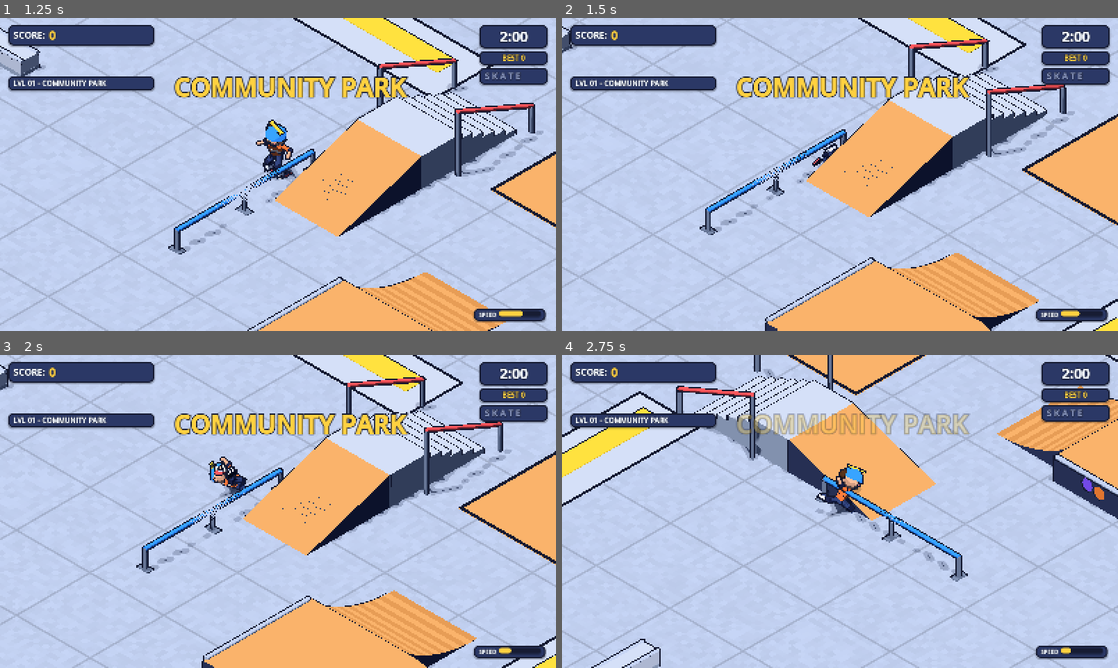
Above: before the commit, frames 1-4 (two rows, left to right).
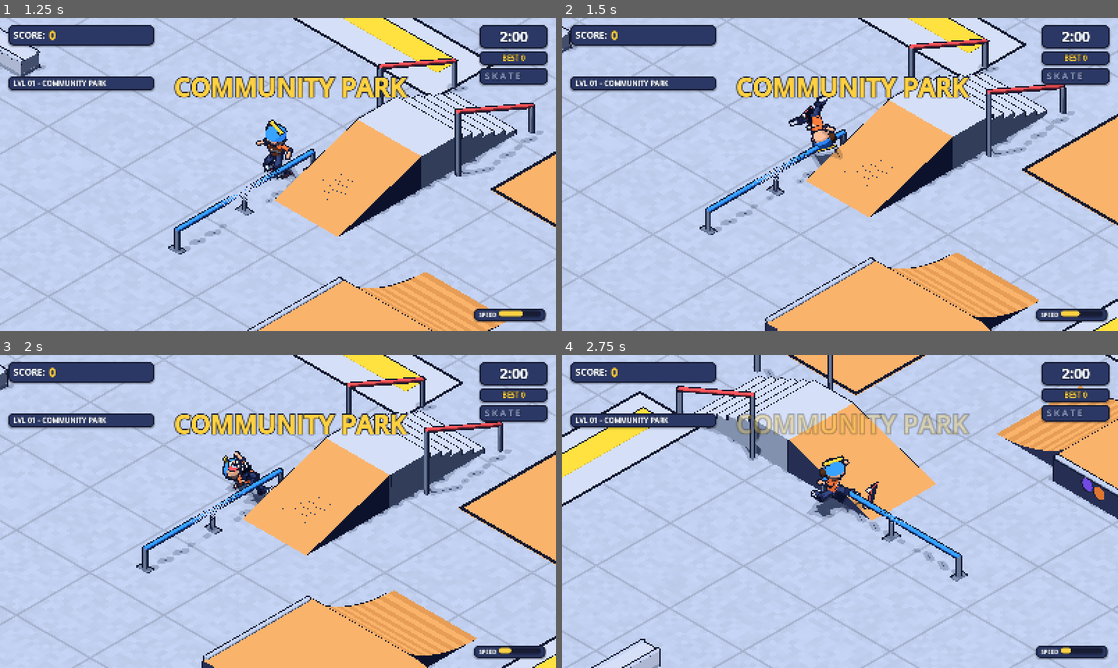
Above: after the commit, the same moments.

Repository: TinyBitAdventures/not-pro-skater
Game: Godot game, scene res://scenes/dev_shots.tscn
Two runs of this game, one before a commit and one after it. Both use one fixed random seed, a clock stepped at 60 frames per second and the inputs below. This scene is started directly instead of the project's main scene.
Inputs (mouse positions are in pixels of both pictures, inside the frame that each line leads up to):
- Up to frame 1 (1.25 s): tap Enter (ui_accept) at 0.5, 0.77 s; move the mouse to (400, 158) at 0.52 s; hold D (move_right) from 0.53 s (still down); hold Space (ollie) from 0.53 s (still down); tap L (grind) at 0.6 s; click (400, 158) at 0.67 s
- Up to frame 2 (1.5 s): release D (move_right) at 1.25 s; release Space (ollie) at 1.25 s; drag from (728, 190) to (812, 237) at 1.27 s
- Up to frame 3 (2 s): no input
- Up to frame 4 (2.75 s): move the mouse to (895, 442) at 2.02 s; hold D (move_right) from 2.03 s (still down); hold Space (ollie) from 2.03 s (still down); tap Q (cam_left) at 2.1 s

Frame 1 is identical in both runs. In frame 2, 0.8% of the frame differs, in the area x 40-51%, y 24-48%; in frame 3, 0.9%; in frame 4, 1.3%, in the area x 44-57%, y 32-53%.

Commit message:
🐛 FIX: Bail tumble no longer sinks the rider through the ground
- Tumble pivots around the body centre and the posed rig is pushed out along the surface normal
- Add bailclear and lap headless tests

Diff:
--- a/game/scripts/dev/skate_test.gd
+++ b/game/scripts/dev/skate_test.gd
@@ -71,6 +71,10 @@
 		await _test_grind()
 	if which in ["bail", "all"]:
 		await _test_bail()
+	if which == "lap":
+		await _test_lap()
+	if which == "bailclear":
+		await _test_bail_clear()
 	get_tree().quit()
 
 
@@ -122,3 +126,61 @@
 		if popped and sk.state == Skater.State.AIR:
 			sk.inp.move = Vector2(-1, 0))
 	print("[skate] bail done bails=%d state=%d" % [sk.stats["bails"], sk.state])
+
+
+func _test_lap() -> void:
+	await _setup(Transform3D.IDENTITY)
+	sk.place_at(level.spawn)
+	await get_tree().physics_frame
+	var lane: float = float(OS.get_environment("LANE")) if OS.get_environment("LANE") != "" else 36.0
+	var st: Dictionary = {"last_a": atan2(-sk.global_position.z, sk.global_position.x), "total": 0.0, "minr": 999.0, "maxr": 0.0, "t_done": -1.0}
+	await _run_for(40.0, 10.0, "lap", func(e: float) -> void:
+		var p: Vector3 = sk.global_position
+		var a: float = atan2(-p.z, p.x)
+		st["total"] += wrapf(a - st["last_a"], -PI, PI)
+		st["last_a"] = a
+		var r: float = Vector2(p.x, p.z).length()
+		st["minr"] = minf(st["minr"], r)
+		st["maxr"] = maxf(st["maxr"], r)
+		var ta: float = a + 0.16
+		var tgt: Vector3 = Vector3(lane * cos(ta), 0.0, -lane * sin(ta))
+		sk.inp.world_dir = (tgt - p).normalized()
+		if st["total"] >= TAU and st["t_done"] < 0.0:
+			st["t_done"] = e)
+	print("[skate] lap done lap_time=%.1f r=[%.1f, %.1f] bails=%d max_speed=%.1f" % [st["t_done"], st["minr"], st["maxr"], sk.stats["bails"], sk.stats["max_speed"]])
+
+
+## Bail with the visual on: the lowest point of the rider must never dip below the ground.
+func _test_bail_clear() -> void:
+	await _setup(_at(-8.0, 0.1, -3.0, Vector3(1, 0, 0)))
+	sk.queue_free()
+	await get_tree().process_frame
+	sk = Skater.new()
+	sk.scripted = true
+	sk.score = score
+	sk.grind_lines = level.grind_lines
+	add_child(sk)
+	sk.place_at(_at(-8.0, 0.1, -3.0, Vector3(1, 0, 0)))
+	var st: Dictionary = {"popped": false, "lowest": 999.0, "frames": 0}
+	await _run_for(4.5, 10.0, "bailclear", func(e: float) -> void:
+		sk.inp.world_dir = Vector3(1, 0, 0)
+		if not st["popped"] and e > 1.0:
+			sk.inp.ollie_pressed = true
+			st["popped"] = true
+		if st["popped"] and sk.state == Skater.State.AIR:
+			sk.inp.move = Vector2(-1, 0)
+		else:
+			sk.inp.move = Vector2.ZERO
+		if sk.state == Skater.State.BAIL and sk.visual != null:
+			for mi in sk.visual.model.find_children("*", "MeshInstance3D", true, false):
+				var m: MeshInstance3D = mi as MeshInstance3D
+				if m.get_parent().name == "Board":
+					continue
+				var bb: AABB = m.get_aabb()
+				for cx in [0.0, 1.0]:
+					for cy in [0.0, 1.0]:
+						for cz in [0.0, 1.0]:
+							var corner: Vector3 = m.global_transform * (bb.position + bb.size * Vector3(cx, cy, cz))
+							st["lowest"] = minf(st["lowest"], corner.y - (sk.global_position.y + 0.02))
+			st["frames"] += 1)
+	print("[skate] bailclear bail_frames=%d lowest_rel_y=%.3f bails=%d" % [st["frames"], st["lowest"], sk.stats["bails"]])
--- a/game/scripts/skater/skater_visual.gd
+++ b/game/scripts/skater/skater_visual.gd
@@ -129,18 +129,53 @@
 	var pos: Vector3 = sk.global_position + Vector3.UP * (Skater.CAPSULE_R + CAPSULE_TO_CONTACT) - n * Skater.CAPSULE_R
 	var basis_v: Basis = Basis(fwd.cross(vis_n), vis_n, -fwd)
 	_pose(sk, dt)
-	if sk.state == Skater.State.BAIL:
-		var p: float = clampf(sk.bail_time / 0.9, 0.0, 1.0)
-		var e: float = 1.0 - pow(1.0 - p, 3.0)
-		var rise: float = sin(p * PI) * 0.35
-		var settle: float = 0.0
-		if sk.bail_time > Skater.BAIL_TIME - 0.45:
-			settle = clampf((sk.bail_time - (Skater.BAIL_TIME - 0.45)) / 0.45, 0.0, 1.0)
-		var ang: float = lerpf(e * TAU * 0.75, 0.0, settle)
-		basis_v = basis_v * Basis(Vector3.RIGHT, -ang * 0.999)
-		pos += vis_n * rise * (1.0 - settle)
-	global_transform = Transform3D(basis_v, pos)
+	var xf: Transform3D = Transform3D(basis_v, pos)
+	if sk.state == Skater.State.BAIL:
+		xf = _tumble_transform(sk, basis_v, pos)
+	global_transform = xf
 	_apply_rig(sk)
+	if sk.state == Skater.State.BAIL:
+		_keep_above(pos)
+
+
+## Measure the posed rig and push it out along the surface normal until nothing is below the ground.
+func _keep_above(contact: Vector3) -> void:
+	var lowest: float = 0.0
+	for mi in model.find_children("*", "MeshInstance3D", true, false):
+		var m: MeshInstance3D = mi as MeshInstance3D
+		var bb: AABB = m.get_aabb()
+		var gx: Transform3D = m.global_transform
+		for k in 8:
+			var corner: Vector3 = bb.position + bb.size * Vector3(k & 1, (k >> 1) & 1, (k >> 2) & 1)
+			lowest = minf(lowest, ((gx * corner) - contact).dot(vis_n))
+	if lowest < 0.0:
+		global_position += vis_n * (-lowest)
+
+
+## Tumble around the body's centre and keep the lowest point resting on the surface, so the rider flops
+## on top of the ground instead of swinging through it. Ends by continuing the roll back onto the feet.
+func _tumble_transform(sk: Skater, basis_v: Basis, pos: Vector3) -> Transform3D:
+	const CENTER: Vector3 = Vector3(0, 0.55, 0)          # roughly the hips, in model space
+	const ABOVE: float = 1.15                            # head height above CENTER
+	const BELOW: float = 0.55                            # feet below CENTER
+	const THICK: float = 0.3                             # half thickness when lying down
+	var t: float = sk.bail_time
+	var get_up: float = 0.5
+	var roll_end: float = Skater.BAIL_TIME - get_up
+	var phi: float
+	if t < roll_end:
+		var p: float = clampf(t / 0.85, 0.0, 1.0)
+		phi = (1.0 - pow(1.0 - p, 3.0)) * TAU * 0.75      # 270 degrees: ends lying on the front
+	else:
+		var q: float = clampf((t - roll_end) / get_up, 0.0, 1.0)
+		phi = TAU * 0.75 + q * q * (3.0 - 2.0 * q) * TAU * 0.25
+	var c: float = cos(phi)
+	var extent: float = (BELOW if c > 0.0 else ABOVE) * absf(c) + THICK * absf(sin(phi))
+	var hop: float = sin(clampf(t / 0.7, 0.0, 1.0) * PI) * 0.4
+	var rot: Basis = Basis(Vector3.RIGHT, -phi)
+	var center_world: Vector3 = pos + vis_n * (extent + 0.03 + hop)
+	var m: Basis = basis_v * rot
+	return Transform3D(m, center_world - m * CENTER)
 
 
 func _pose(sk: Skater, dt: float) -> void:
